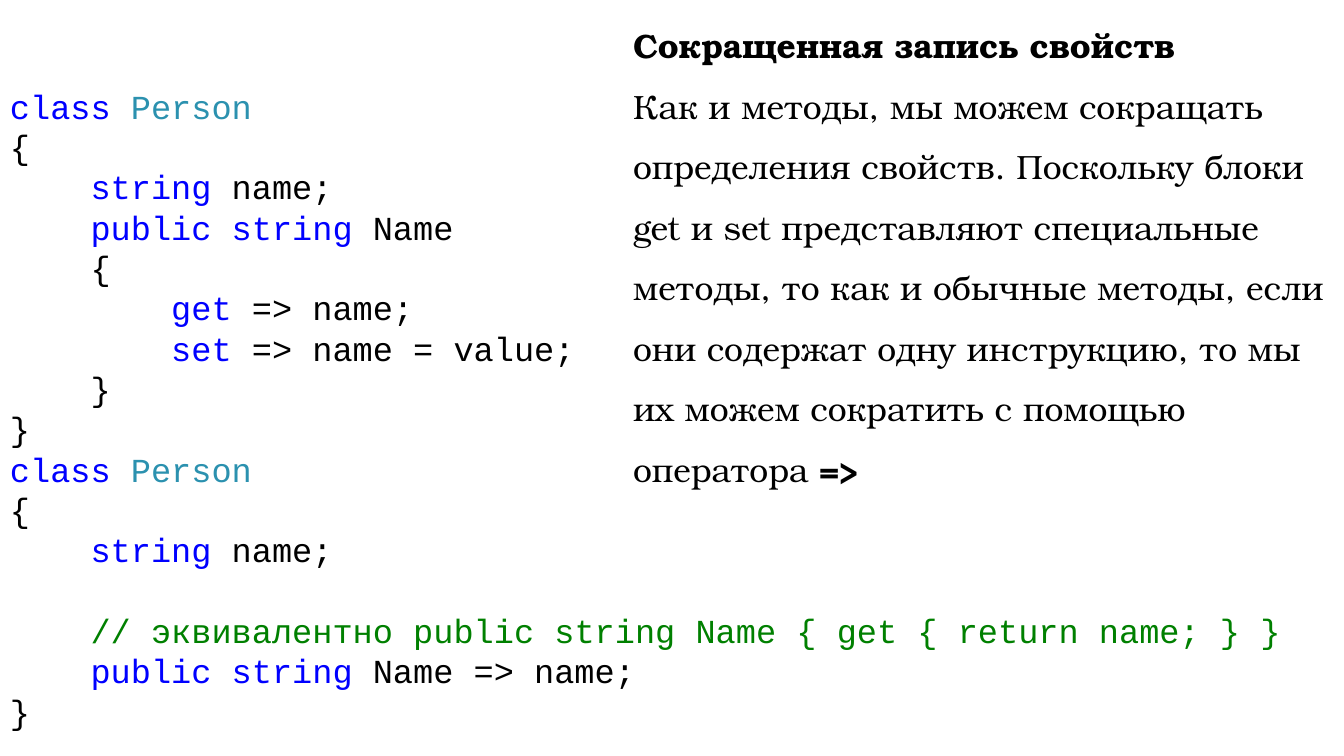
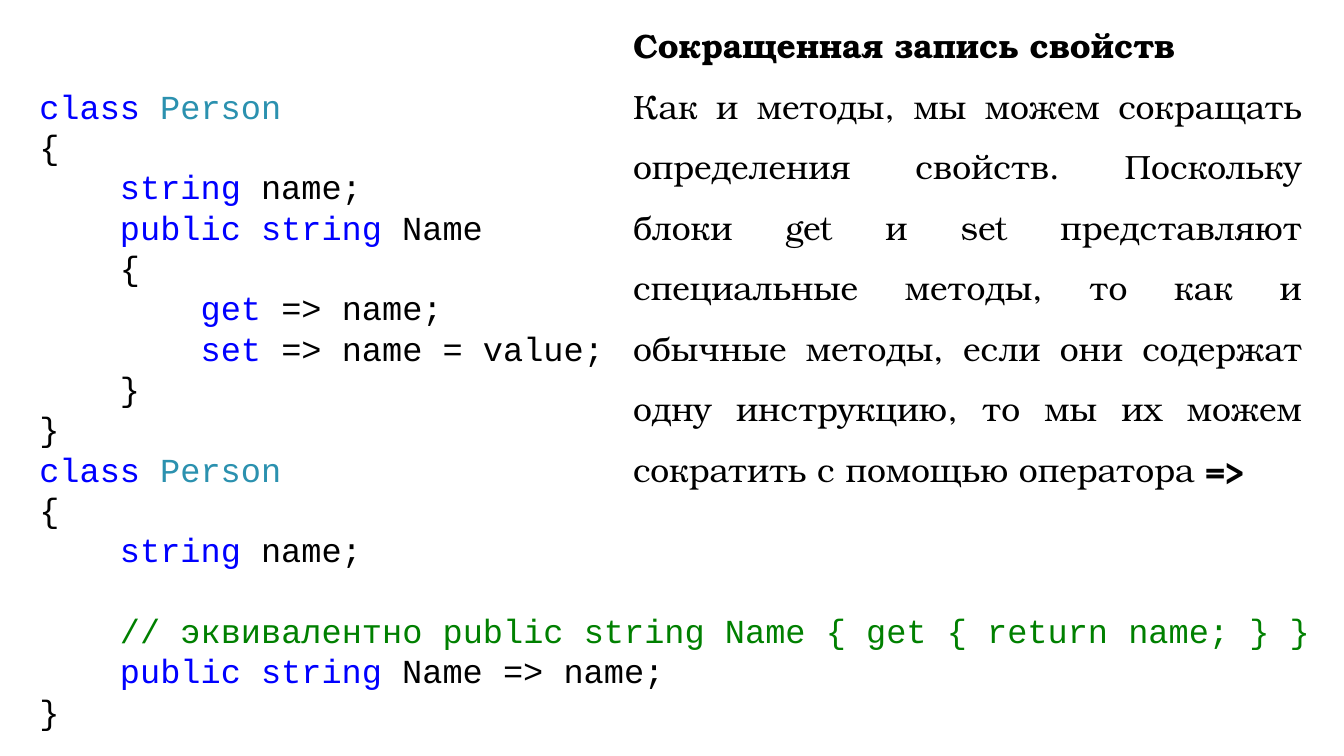
Before and after one commit to DaniilKlyukin/ITiP-2, a slide deck: slide 37 of Лекции/ИТиП 2 лек 1.pptx. Drawn at 1344x756 pixels with LibreOffice and Linux fonts; fonts in the diff are those of the drawing. Boxes give left, top, right and bottom in pixels: in the first picture for what was removed or moved away, otherwise in the second. Text is boxed around its words. In the diff, an @@ line names an element or a change of style, - is before the commit and + after.

```diff
--- a/Лекции/ИТиП 2 лек 1.pptx
+++ b/Лекции/ИТиП 2 лек 1.pptx
@@ text "class Person": place and size @@
-text "class Person" at [10, 94, 1200, 690]
+text "class Person" at [39, 94, 1229, 690]
@@ text "Сокращенная запись свойств" at [633, 33, 1302, 490]: alignment left to justified @@
```
Also in this commit, not shown: 1 other file.
